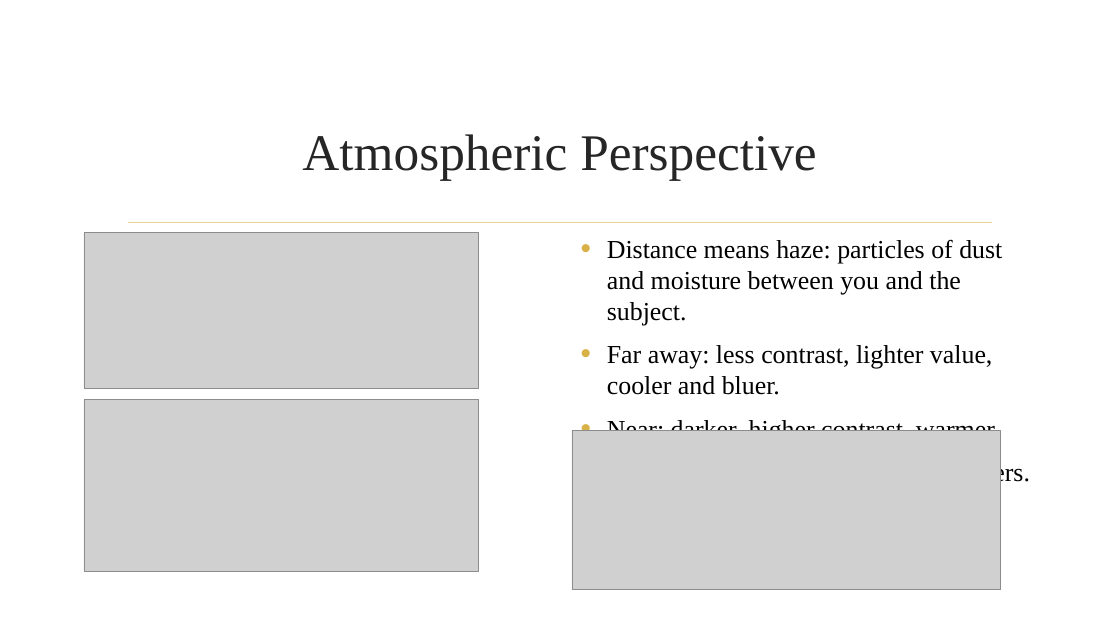
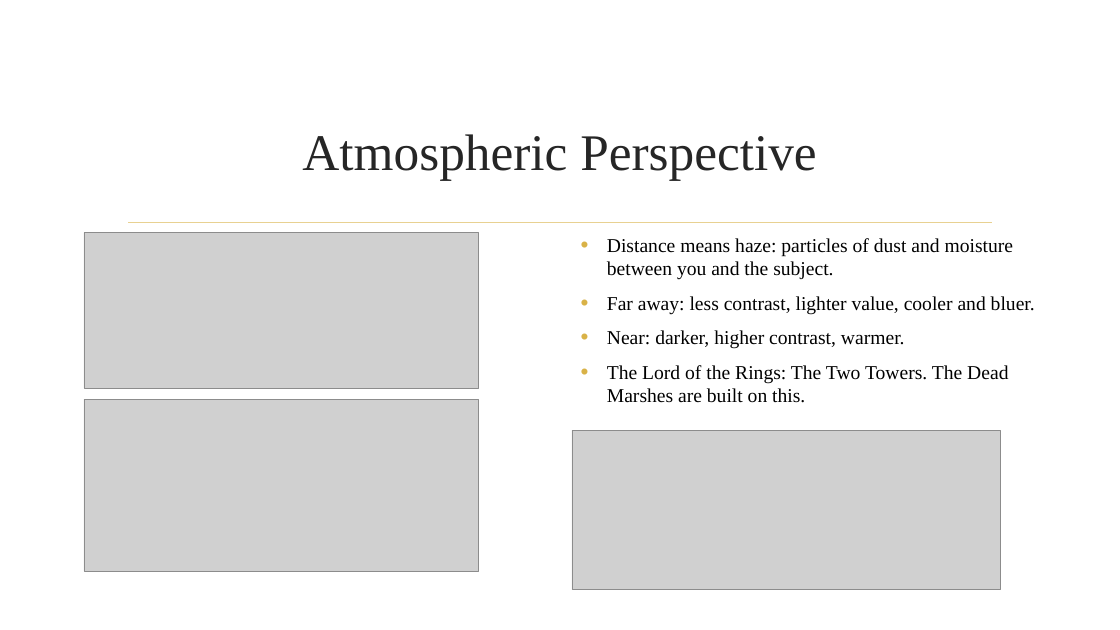
Before and after one commit to dcoes/Classes, a slide deck: slide 7 of Storyboarding/NewLectures/06_Perspective_REVISED.pptx. Drawn at 1120x630 pixels with LibreOffice and Linux fonts; fonts in the diff are those of the drawing; grey boxes stand for pictures; background and template pictures are left out. Boxes give left, top, right and bottom in pixels: in the first picture for what was removed or moved away, otherwise in the second. Text is boxed around its words. In the diff, an @@ line names an element or a change of style, - is before the commit and + after.

```diff
--- a/Storyboarding/NewLectures/06_Perspective_REVISED.pptx
+++ b/Storyboarding/NewLectures/06_Perspective_REVISED.pptx
@@ text "Distance means haze: particles of ..." at (x1=607, y1=238, x2=1035, y2=403): size 22.2 to 16.8 pt; less space between paragraphs @@
```
Also in this commit, not shown: 10 other slides changed, 2 slides removed, 2 other files.
